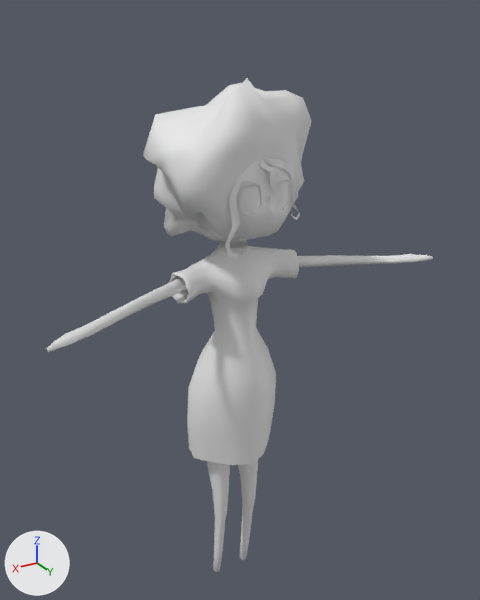
Before and after pictures for a commit that changed the FBX model Efeito Boneca/Assets/3D/personagemEfeitoBoneca.fbx.
Before and after are seen from a 50 mm camera at (4.4, 7.43, 1.96) aimed at (-0.21, -0.24, -1.87). The axes (+X, +Y, +Z) are drawn at lower left. The lights are the same throughout. Where no turn or scale is listed for an object, it has been applied to the vertices.

In view in the first picture: 'Bracos', 'Cabelo', 'Corpo', 'FranjaD', 'FranjaE', 'FranjaM', 'Olho', 'Pernas'.
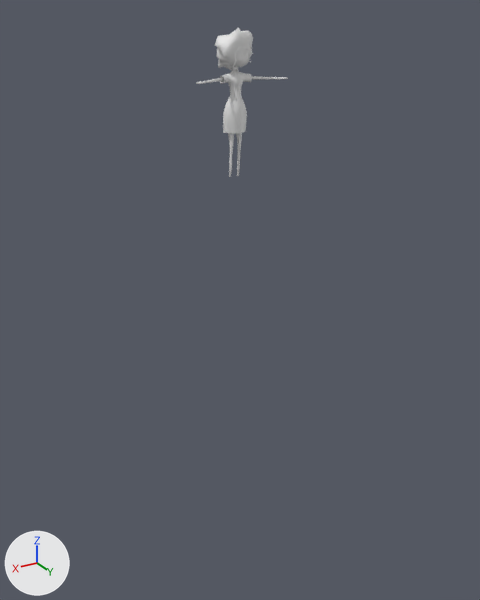
What differs and where, as boxes (x1, y1, x2, y2) in the pictures (480 x 600 px):
'Corpo', deleted
    before: (169, 162, 299, 465)
'Cabelo', deleted
    before: (143, 78, 312, 242)
'Pernas', reshaped, moved, rescaled
    before: (207, 460, 258, 572)
    after: (196, 28, 288, 177)
'Bracos', deleted
    before: (47, 254, 433, 352)
'Olho', deleted
    before: (241, 181, 289, 215)
'FranjaD', deleted
    before: (225, 161, 259, 258)
'FranjaE', deleted
    before: (262, 157, 300, 220)
'FranjaM', deleted
    before: (259, 159, 277, 201)
part 1 of me_cube_001, deleted
    before: (207, 461, 230, 572)
part 2 of me_cube_001, built on
    before: (238, 460, 258, 560)
    after: (196, 28, 288, 177)

The change in detail:
me_cube_001 is used by ob_pernas; location (-0.26, -0.19, -5.18); scale (0.968, 1.25, 2.01).
me_cube_001 had 116 vertices, 112 faces and spanned x -0.2..0.75, y -0.15..0.23, z -0.82..0.76.
me_cube_001 now has 1650 vertices, 1526 faces and spans x -2.97..2.98, y -0.79..0.7, z 0.01..4.04.
me_cube_001 part 1: the loose piece of 58 vertices spanning x 0.34..0.75, y -0.15..0.23, z -0.82..0.76 is deleted.
me_cube_001 part 2: 58 vertices removed from x -0.2..0.2, y -0.15..0.23, z -0.82..0.76; 1650 vertices added at x -2.97..2.98, y -0.79..0.7, z 0.01..4.04.
Object 'Bracos' (ob_bracos) is deleted.
Object 'FranjaE' (ob_franjae) is deleted.
Object 'Corpo' (ob_corpo) is deleted.
Object 'Pernas' (ob_pernas) moves from (-0.26, -0.19, -5.18) to (0.0, 0.0, 0.0).
Object 'Pernas' (ob_pernas) is rescaled from (0.968, 1.25, 2.01) to (0.217, 0.281, 0.451).
Object 'FranjaM' (ob_franjam) is deleted.
Object 'FranjaD' (ob_franjad) is deleted.
Object 'Cabelo' (ob_cabelo) is deleted.
Object 'Olho' (ob_olho) is deleted.
